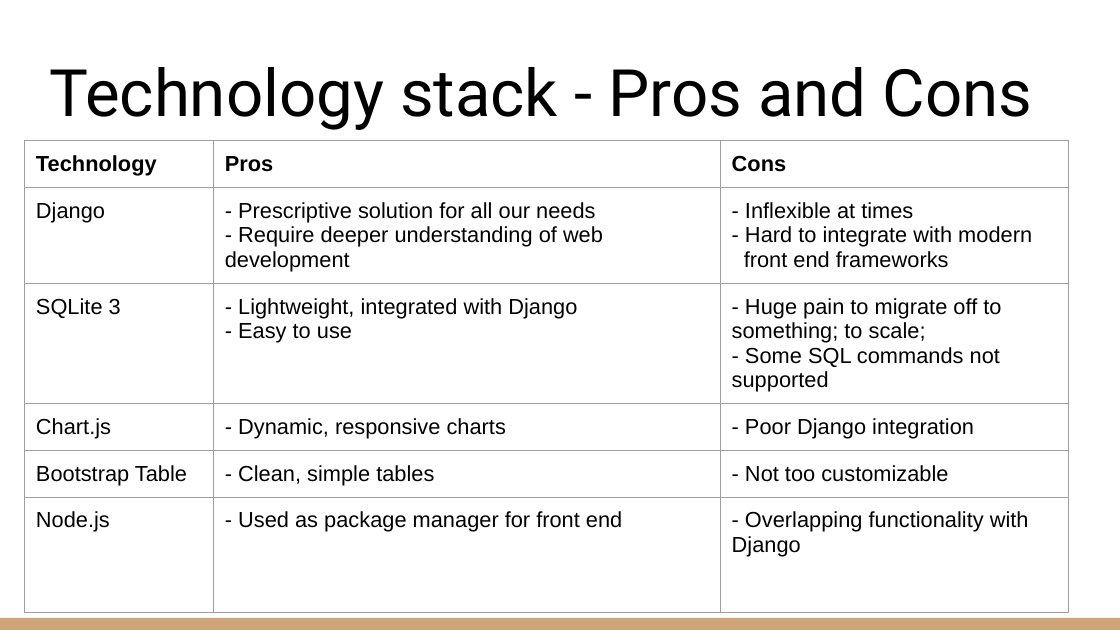
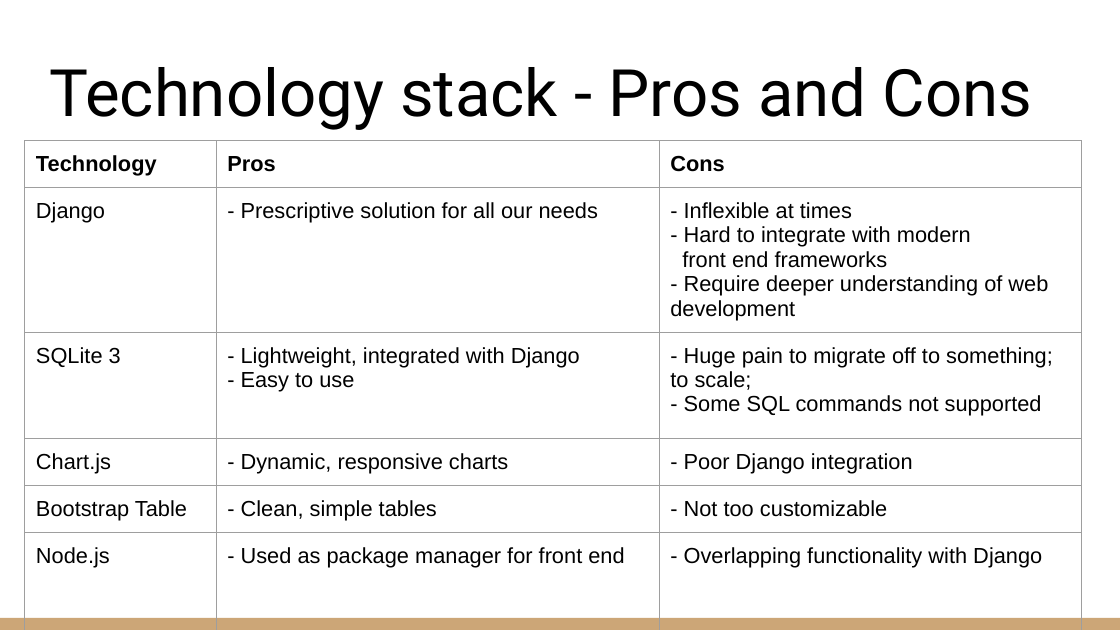
Before and after one commit to ductung2101/WebDB, a slide deck: slide 9 of Web DB - Final Presentation.pptx (slide 8 before the commit). Drawn at 1120x630 pixels with LibreOffice and Linux fonts; fonts in the diff are those of the drawing. Boxes give left, top, right and bottom in pixels: in the first picture for what was removed or moved away, otherwise in the second. Text is boxed around its words. In the diff, an @@ line names an element or a change of style, - is before the commit and + after.

Commit message:
Update presentation file

```diff
--- a/Web DB - Final Presentation.pptx
+++ b/Web DB - Final Presentation.pptx
@@ table at (x1=25, y1=140, x2=1082, y2=630) @@
-row 2, column 2: - Prescriptive solution for all our needs / - Require deeper understanding of web development
+row 2, column 2: - Prescriptive solution for all our needs
-row 2, column 3: - Inflexible at times / - Hard to integrate with modern / front end frameworks
+row 2, column 3: - Inflexible at times / - Hard to integrate with modern / front end frameworks / - Require deeper understanding of web development
@@ table resized from (x1=25, y1=140, x2=1070, y2=561) to (x1=25, y1=140, x2=1082, y2=630) @@
```
Also in this commit, not shown: 1 other slide changed, 1 slide added.
